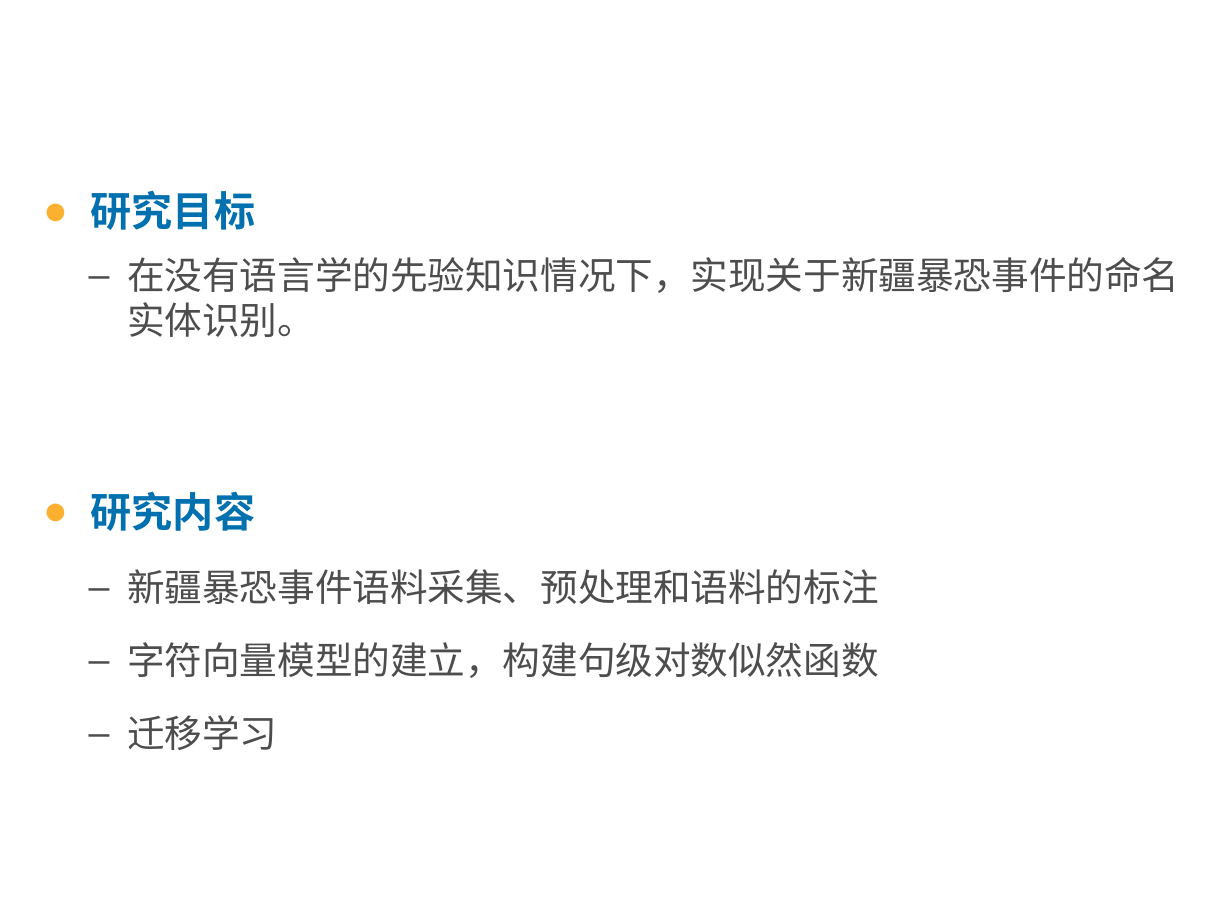
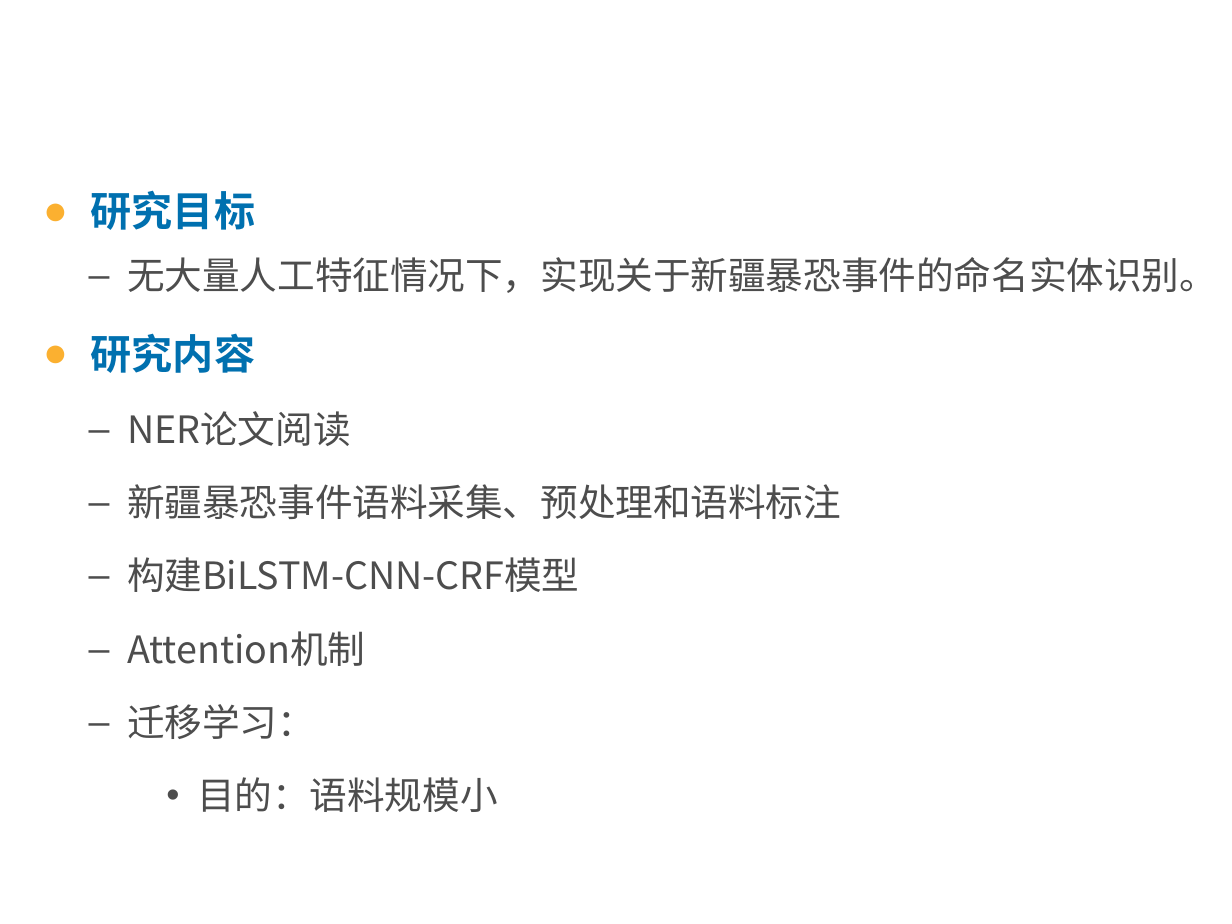
Before and after one commit to jxwb088047/Interim_reply, a slide deck: slide 5 of 林广和中期答辩.pptx (slide 4 before the commit). Drawn at 1232x924 pixels with LibreOffice and Linux fonts; fonts in the diff are those of the drawing; background and template pictures are left out. Boxes give left, top, right and bottom in pixels: in the first picture for what was removed or moved away, otherwise in the second. Text is boxed around its words. In the diff, an @@ line names an element or a change of style, - is before the commit and + after.

```diff
--- a/林广和中期答辩.pptx
+++ b/林广和中期答辩.pptx
@@ text at (x1=127, y1=257, x2=1217, y2=293): text changed @@
-  – 在没有语言学的先验知识情况下，实现关于新疆暴恐事件的命名实体识别。
+  – 无大量人工特征情况下，实现关于新疆暴恐事件的命名实体识别。
@@ text at (x1=127, y1=411, x2=841, y2=812): text changed @@
-  – 新疆暴恐事件语料采集、预处理和语料的标注
-  – 字符向量模型的建立，构建句级对数似然函数
-  – 迁移学习
+  – NER论文阅读
+  – 新疆暴恐事件语料采集、预处理和语料标注
+  – 构建BiLSTM-CNN-CRF模型
+  – Attention机制
+  – 迁移学习：
+    • 目的：语料规模小
@@ page number at (x1=477, y1=809, x2=493, y2=812): text changed @@
-4
+5
```
Also in this commit, not shown: 10 other slides changed, 4 slides added, 6 slides removed, 6 other files.
